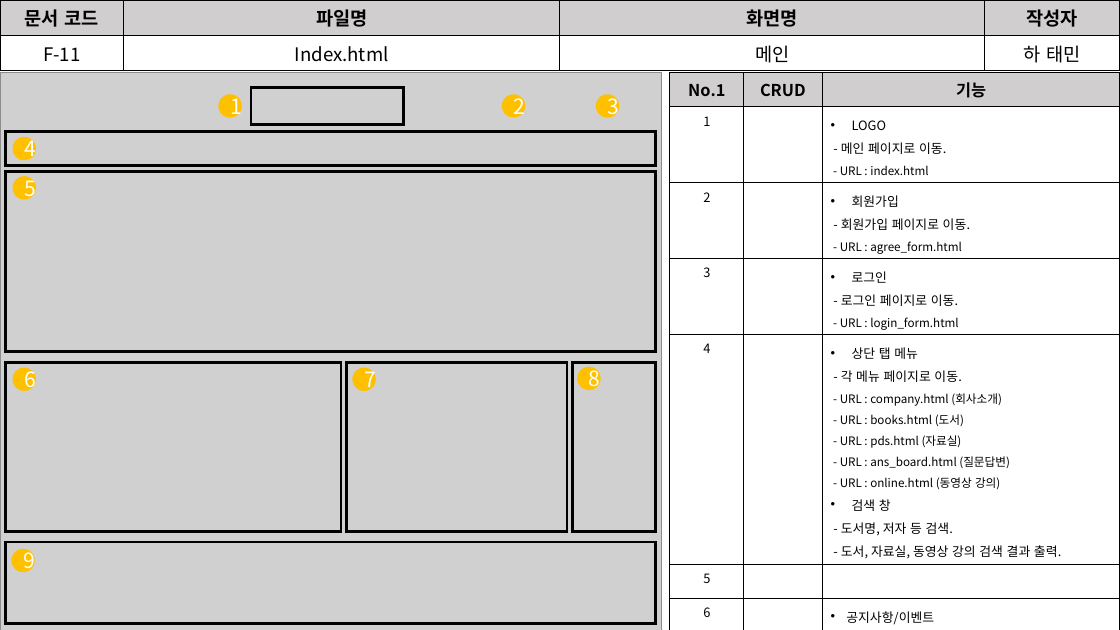
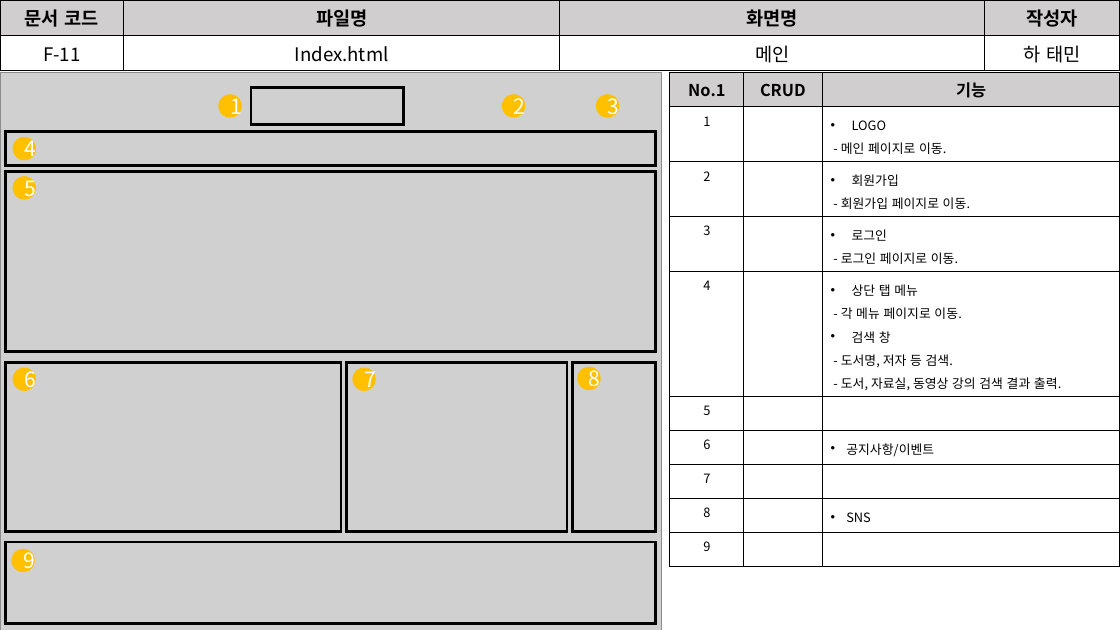
Before and after one commit to David-Ha-1217/Publisher_Portfolio, a slide deck: slide 6 of Documents/화면설계서.pptx. Drawn at 1120x630 pixels with LibreOffice and Linux fonts; fonts in the diff are those of the drawing; grey boxes stand for pictures. Boxes give left, top, right and bottom in pixels: in the first picture for what was removed or moved away, otherwise in the second. Text is boxed around its words. In the diff, an @@ line names an element or a change of style, - is before the commit and + after.

```diff
--- a/Documents/화면설계서.pptx
+++ b/Documents/화면설계서.pptx
@@ table at (x1=670, y1=73, x2=1120, y2=555) @@
-row 2, column 3: LOGO / - 메인 페이지로 이동. / - URL : index.html
+row 2, column 3: LOGO / - 메인 페이지로 이동.
-row 3, column 3: 회원가입 / - 회원가입 페이지로 이동. / - URL : agree_form.html
+row 3, column 3: 회원가입 / - 회원가입 페이지로 이동.
-row 4, column 3: 로그인 / - 로그인 페이지로 이동. / - URL : login_form.html
+row 4, column 3: 로그인 / - 로그인 페이지로 이동.
-row 5, column 3: 상단 탭 메뉴 / - 각 메뉴 페이지로 이동. / - URL : company.html (회사소개) / - URL : books.html (도서) / - URL : pds.html (자료실) / - URL : ans_board.html (질문답변) / - URL : online.html (동영상 강의) / 검색 창 / - 도서명, 저자 등 검색. / - 도서, 자료실, 동영상 강의 검색 결과 출력.
+row 5, column 3: 상단 탭 메뉴 / - 각 메뉴 페이지로 이동. / 검색 창 / - 도서명, 저자 등 검색. / - 도서, 자료실, 동영상 강의 검색 결과 출력.
```
Also in this commit, not shown: 9 other files.
